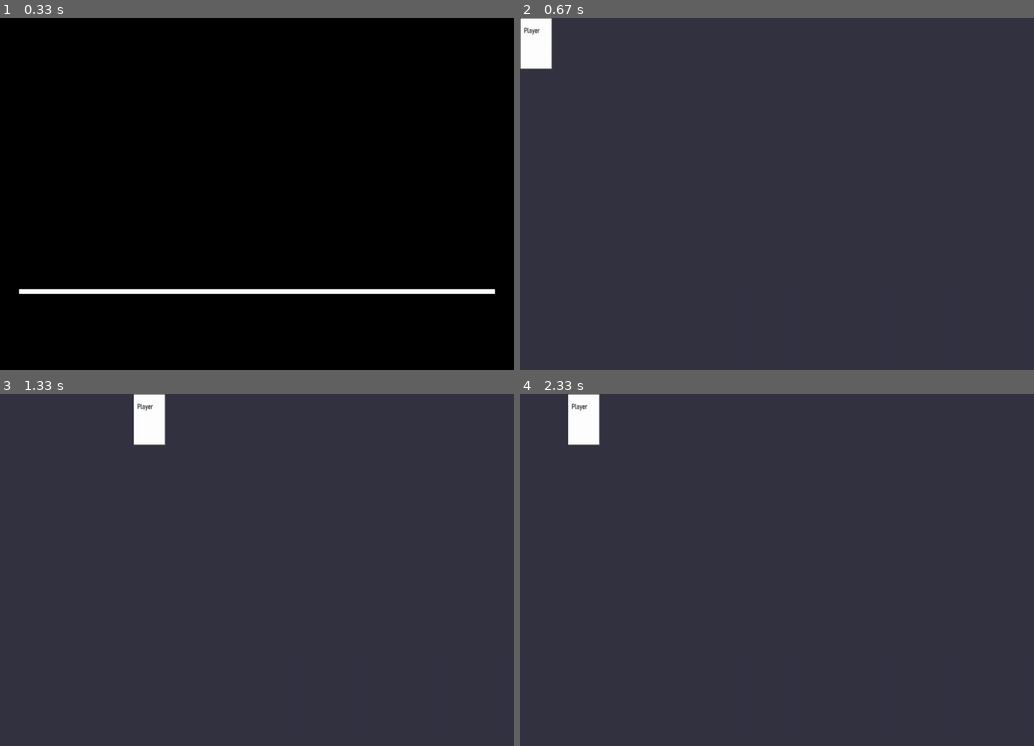
Above: before the commit, frames 1-4 (two rows, left to right).
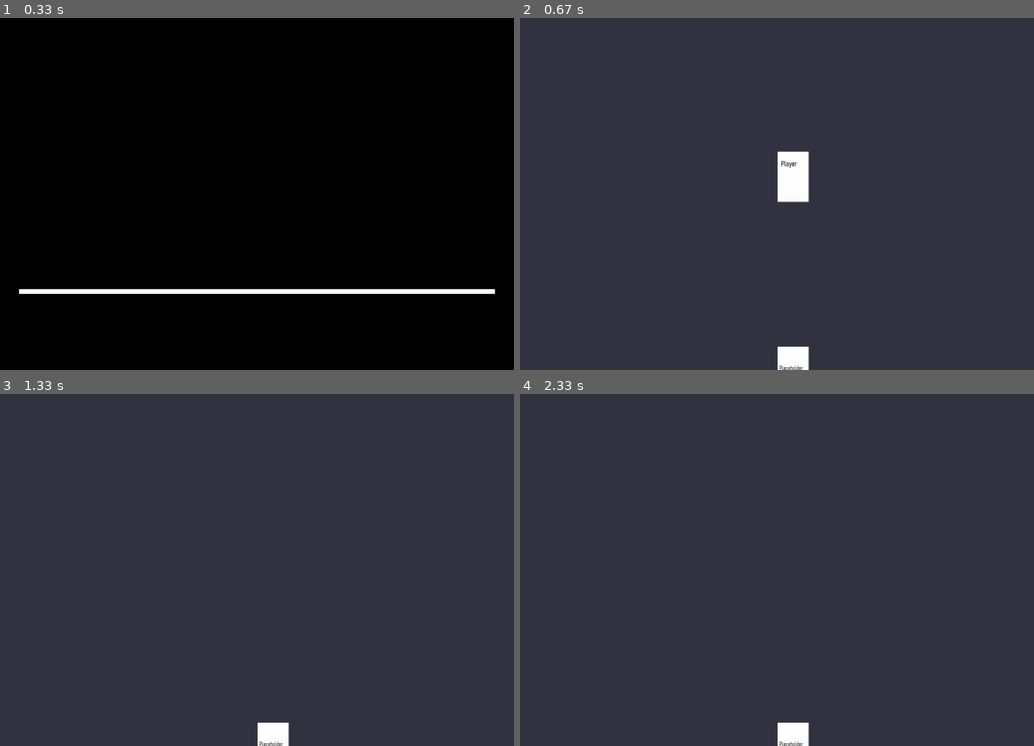
Above: after the commit, the same moments.

Repository: Group-of-PLAGUE-Time-Wanderer/PLAGUE-Time-Wanderer
Game: pygame game, started from Jeu_vidéo2/__main__.py
The game is run twice, just before and just after one commit, with the same random seed, the same clock (stepped at 60 frames per second) and the same inputs.
Inputs (mouse positions are in pixels of both pictures, inside the frame that each line leads up to):
- Up to frame 1 (0.33 s): no input
- Up to frame 2 (0.67 s): click (777, 194) at 0.43 s
- Up to frame 3 (1.33 s): hold Right 0.67-1.13 s
- Up to frame 4 (2.33 s): hold Left from 2 s (still down)

Frame 1 is identical in both runs. In frame 2, 2.2% of the frame differs, in the area x 0-57%, y 0-100%; in frame 3, 1.3%; in frame 4, 1.3%.

Commit message:
Added fully functional physics

Diff:
--- a/Jeu_vidéo2/__main__.py
+++ b/Jeu_vidéo2/__main__.py
@@ -1,8 +1,9 @@
 #!/usr/bin/python
 # coding: utf-8
 from config import *
+from time import sleep
 import loadutils as load_util
-import entity
+import objects
 
 pygame.init()
 
@@ -29,7 +30,10 @@
 launchrect.x = calccenter(start_button)[0]
 launchrect.y = round(window["size"][1]/2 - 150)
 step()
-player = entity.Player(player_controls)
+floor = objects.Floor()
+step()
+player = objects.Player(player_controls)
+player.collidewith.add(floor)
 step()
 sleep(0.1)
 
@@ -49,6 +53,7 @@
 
     if not main_menu:
         player.update()
+        floor.update()
 
     refresh()
 
--- a/Jeu_vidéo2/config.py
+++ b/Jeu_vidéo2/config.py
@@ -1,6 +1,6 @@
 # -*- coding: utf-8 -*-
 import pygame
-from time import sleep
+# from time import sleep
 
 load = pygame.image.load
 
@@ -12,6 +12,17 @@
     "FPS": 60,  # Changing it later
 }
 
+# Physics
+gravity = 0.5
+
+# PLayer
+player_controls = {
+    "up": None,  # disaled
+    "down": None,  # disabled too
+    "left": pygame.K_LEFT,
+    "right": pygame.K_RIGHT,
+}
+
 # Alias
 disp = pygame.display
 screen = disp.set_mode(window["size"])
@@ -19,14 +30,6 @@
 refresh = disp.flip
 clock = pygame.time.Clock()
 keys = {}
-
-# PLayer
-player_controls = {
-    "up": pygame.K_UP,
-    "down": pygame.K_DOWN,
-    "left": pygame.K_LEFT,
-    "right": pygame.K_RIGHT,
-}
 
 
 def calccenter(img):
--- a/Jeu_vidéo2/entity.py
+++ /dev/null
@@ -1,10 +0,0 @@
-#!/usr/bin/python
-# coding: utf-8
-from config import *
-import physics
-
-
-class Player(physics.GravitySprite):
-    def __init__(self, controls: dict):
-        super().__init__(controls)
-        self.image = load("assets/player.bmp")
--- /dev/null
+++ b/Jeu_vidéo2/objects.py
@@ -0,0 +1,28 @@
+#!/usr/bin/python
+# coding: utf-8
+import pygame.sprite
+
+from config import *
+import physics
+
+
+# Entities
+class Player(physics.GravitySprite):
+    def __init__(self, controls: dict):
+        super().__init__(controls)
+        self.image = load("assets/player.bmp")
+        self.rect.x = window["size"][0]/2
+        self.rect.y = 250
+
+
+# Solid objects
+class Floor(pygame.sprite.Sprite):
+    def __init__(self):
+        super().__init__()
+        self.image = load("assets/placeholder.bmp")
+        self.rect = self.image.get_rect()
+        self.rect.x = window["size"][0]/2
+        self.rect.y = window["size"][1] - 50
+
+    def update(self):
+        insert(self.image, self.rect)
--- a/Jeu_vidéo2/physics.py
+++ b/Jeu_vidéo2/physics.py
@@ -1,29 +1,33 @@
 #!/usr/bin/python
 # coding: utf-8
+import pygame.sprite
+
 from config import *
 
 
 class GravitySprite(pygame.sprite.Sprite):
     def __init__(self, controls: dict = None):
         super().__init__()
-        self.x_vel = 0
-        self.y_vel = 0
+        self.xvel = 0
+        self.yvel = 0
         self.speed = 10
         self.controls = controls
-        self.image = load("assets/player.bmp")
+        self.image = load("assets/placeholder.bmp")
         self.rect = self.image.get_rect()
         self.controls = ["up", "down", "left", "right"]
+        self.gravity = gravity
+        self.collidewith = pygame.sprite.Group()
 #        self.keyy = [pygame.K_UP, pygame.K_DOWN, pygame.K_LEFT, pygame.K_RIGHT]
 
     def move(self, direction):
         if direction == "up":
-            self.y_vel -= self.speed
+            self.rect.y -= self.speed
         elif direction == "down":
-            self.y_vel += self.speed
+            self.rect.y += self.speed
         elif direction == "left":
-            self.x_vel -= self.speed
+            self.rect.x -= self.speed
         elif direction == "right":
-            self.x_vel += self.speed
+            self.rect.x += self.speed
 
     def automove(self):
         for thing in self.controls:
@@ -31,13 +35,16 @@
                 self.move(thing)
 
     def collide(self, group):
-        print(pygame.sprite.spritecollide(self, group, False))
+        return pygame.sprite.spritecollide(self, group, False)
 
     def update(self):
-        self.rect.x = self.x_vel
-        self.rect.y = self.y_vel
+        while self.collide(self.collidewith):
+            self.yvel = 0
+            self.rect.y -= 1
 
         self.automove()
+        self.yvel -= gravity
+        self.rect.y -= self.yvel
 
         insert(self.image, self.rect)
 
Binary file added: Jeu_vidéo2/assets/placeholder.bmp
